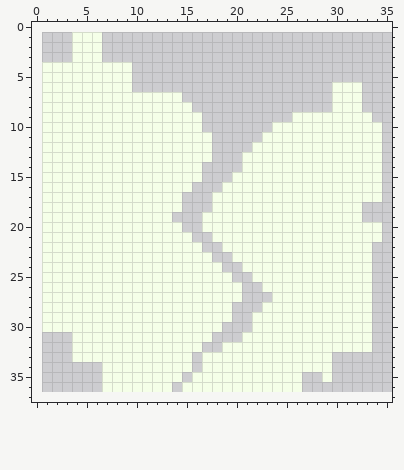
Pixel-art file -- Assets/Prefabs/UI/UnitBrokenShield.aseprite. Above: the version before the commit.
36x36 pixels, 1 frame. The old version is drawn lined up with the new one, on the new canvas.
Now the later version:
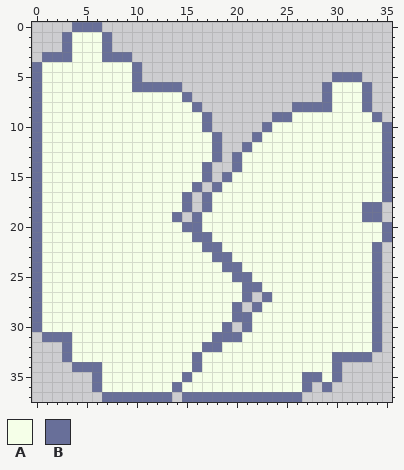
Palette (. is transparent): A #f5ffe8  B #686f99
From old to new:
canvas 36x36 -> 36x38, the old top-left corner now at 1,1 (the part of the old canvas that was cut away was empty and is not shown)
Changed rows in their new state; - is an unchanged pixel.
first column x 0:
 0 ----BBB-----------------------------
 1 ---B---B----------------------------
 2 ---B---B----------------------------
 3 -BBB---BBB--------------------------
 4 B---------B-------------------------
 5 B---------B-------------------BBB---
 6 B---------BBBBB--------------B---B--
 7 B--------------B-------------B---B--
 8 B---------------B---------BBBB---B--
 9 B----------------B------BB--------B-
10 B----------------B-----B-----------B
11 B-----------------B---B------------B
12 B-----------------B--B-------------B
13 B-----------------B-B--------------B
14 B----------------B--B--------------B
15 B----------------B-B---------------B
16 B---------------B-B----------------B
17 B--------------B-B-----------------B
18 B--------------B-B---------------BB-
19 B-------------B-B----------------BB-
20 B--------------BB------------------B
21 B---------------BB-----------------B
22 B----------------BB---------------B-
23 B-----------------BB--------------B-
24 B------------------BB-------------B-
25 B-------------------BB------------B-
26 B--------------------BB-----------B-
27 B--------------------B-B----------B-
28 B-------------------B-B-----------B-
29 B-------------------BB------------B-
30 B------------------B-B------------B-
31 -BBB--------------BBB-------------B-
32 ---B-------------BB---------------B-
33 ---B------------B-------------BBBB--
34 ----BBB---------B-------------B-----
35 ------B--------B-----------BB-B-----
36 ------B-------B------------B-B------
37 -------BBBBBBB-BBBBBBBBBBBB---------
